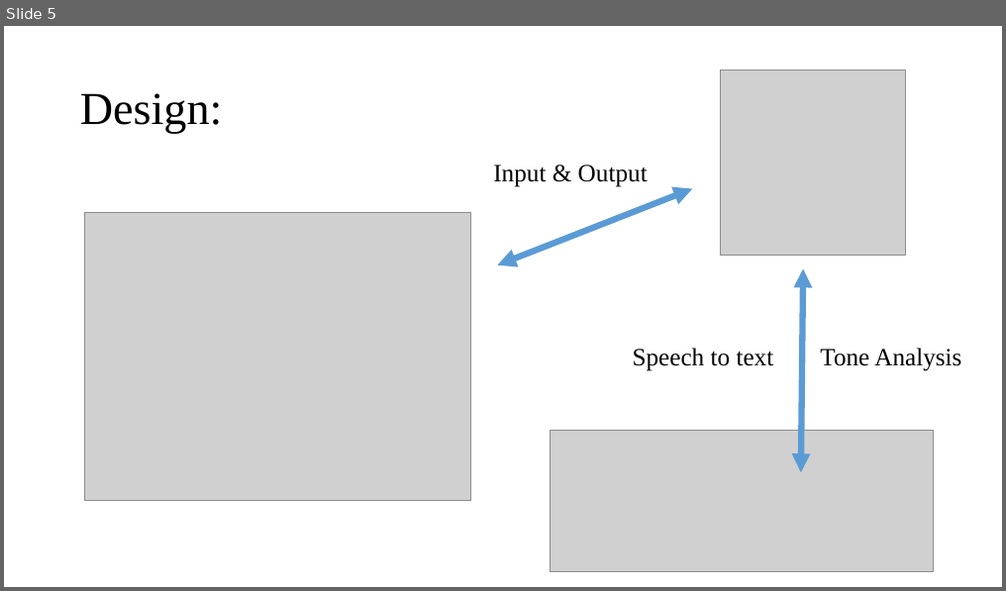
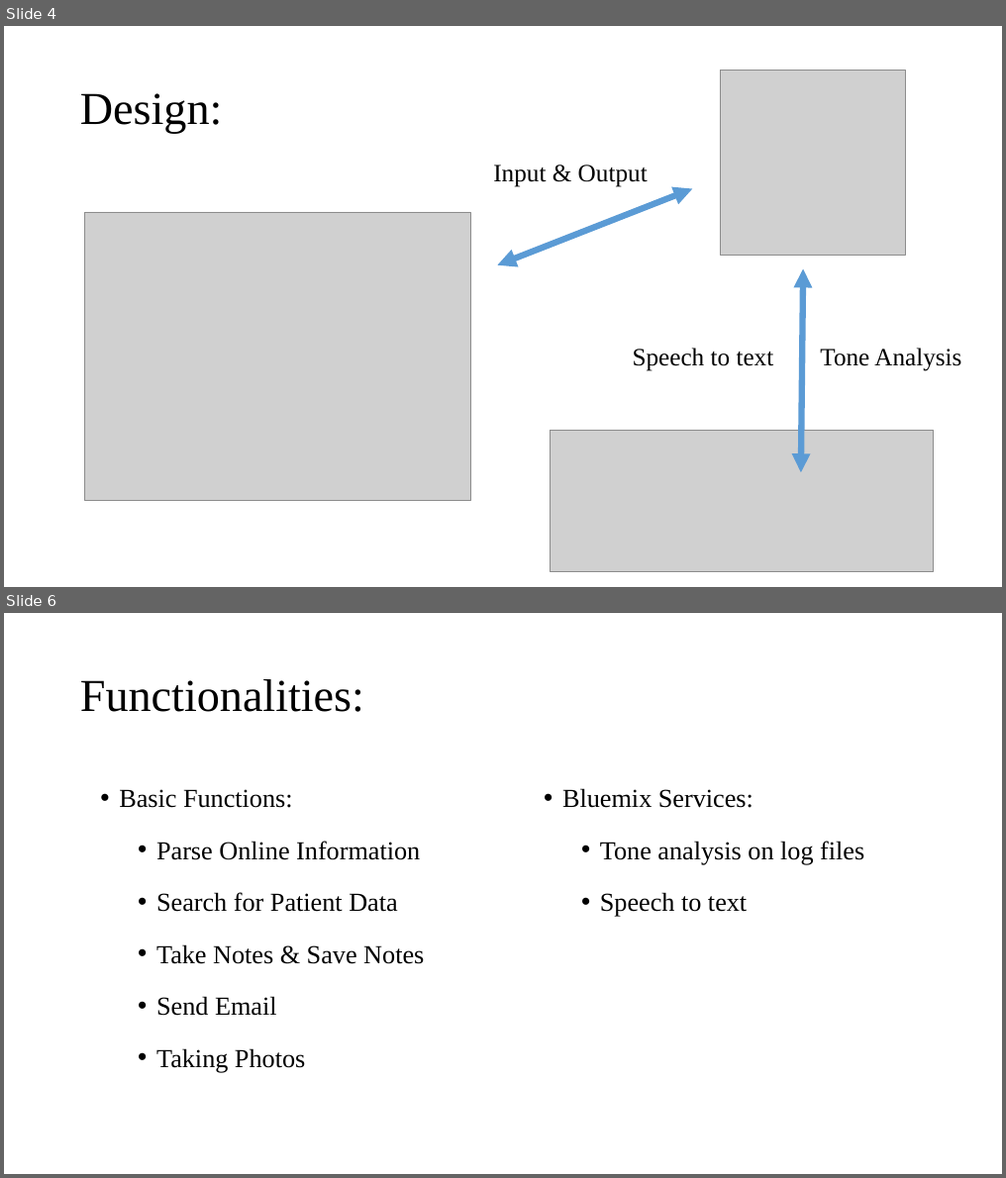
Before and after one commit to wilsonandusa/DoctorWat, a slide deck: Presentation.pptx. Shown one above the other, each under a label of ours: slide 5 before the commit, slides 4 and 6 after it; the slides between them are not shown. The pictures are 1006x591 and 1006x1178 pixels, drawn with LibreOffice and Linux fonts; fonts in the diff are those of the drawing; grey boxes stand for pictures. Boxes give left, top, right and bottom in pixels: in the first picture for what was removed or moved away, otherwise in the second. Text is boxed around its words. In the diff, an @@ line names an element or a change of style, - is before the commit and + after.

```diff
--- a/Presentation.pptx
+++ b/Presentation.pptx
@@ slide 6 added at box(4, 613, 1002, 1174), background #FFFFFF @@
@@ title added at box(80, 679, 364, 712), 44 pt, text #000000 @@
+Functionalities:
@@ text added at box(119, 789, 424, 1073), 25 pt, text #000000 @@
+• Basic Functions:
+  • Parse Online Information
+  • Search for Patient Data
+  • Take Notes & Save Notes
+  • Send Email
+  • Taking Photos
@@ text added at box(562, 788, 864, 917), 25 pt, text #000000 @@
+• Bluemix Services:
+  • Tone analysis on log files
+  • Speech to text
@@ what was slide 5 is now slide 4 @@
```
Also in this commit, not shown: 3 slides changed, 3 other slides added, 1 slide removed, 1 other file.
